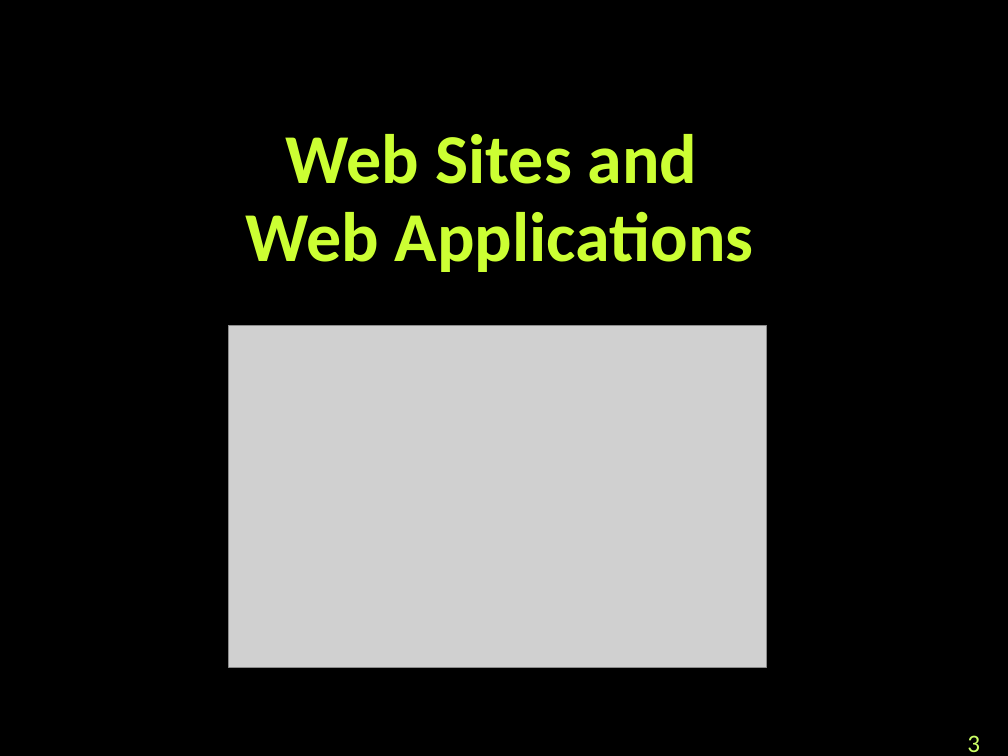
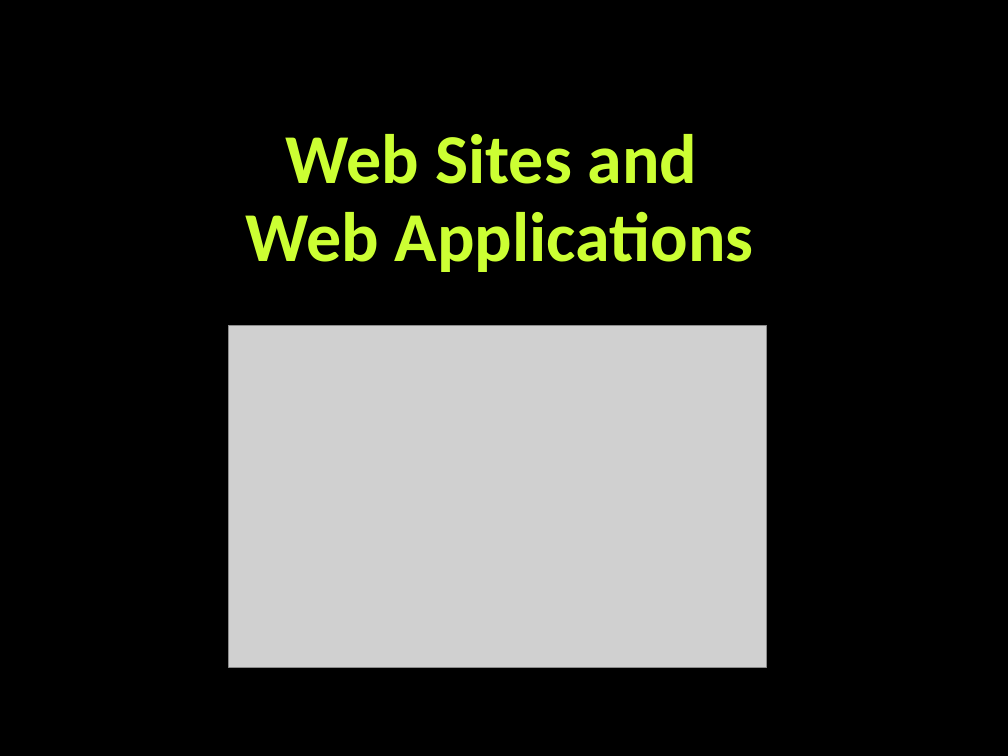
Before and after one commit to tddold/Telerik-Academy, a slide deck: slide 3 of Web Design &UI/1. HTML Basics/Presentations/Web-Technologies-Basics.pptx. Drawn at 1008x756 pixels with LibreOffice and Linux fonts; fonts in the diff are those of the drawing; grey boxes stand for pictures; background and template pictures are left out. Boxes give left, top, right and bottom in pixels: in the first picture for what was removed or moved away, otherwise in the second. Text is boxed around its words. In the diff, an @@ line names an element or a change of style, - is before the commit and + after.

```diff
--- a/Web Design &UI/1. HTML Basics/Presentations/Web-Technologies-Basics.pptx
+++ b/Web Design &UI/1. HTML Basics/Presentations/Web-Technologies-Basics.pptx
@@ page number removed at (967, 735, 980, 752) @@
-3
```
Also in this commit, not shown: 11 other slides changed, 1 slide added, 10 other files.
